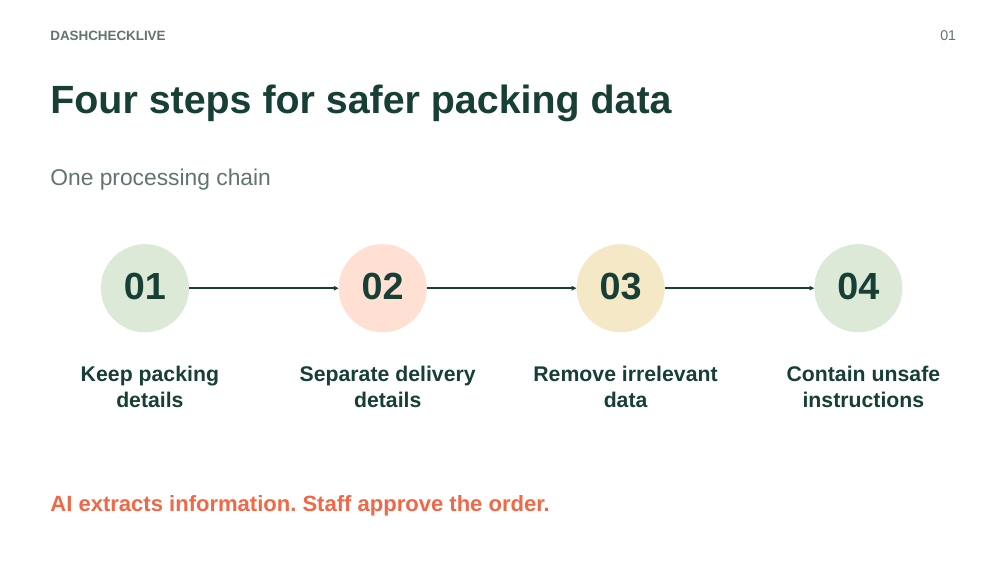
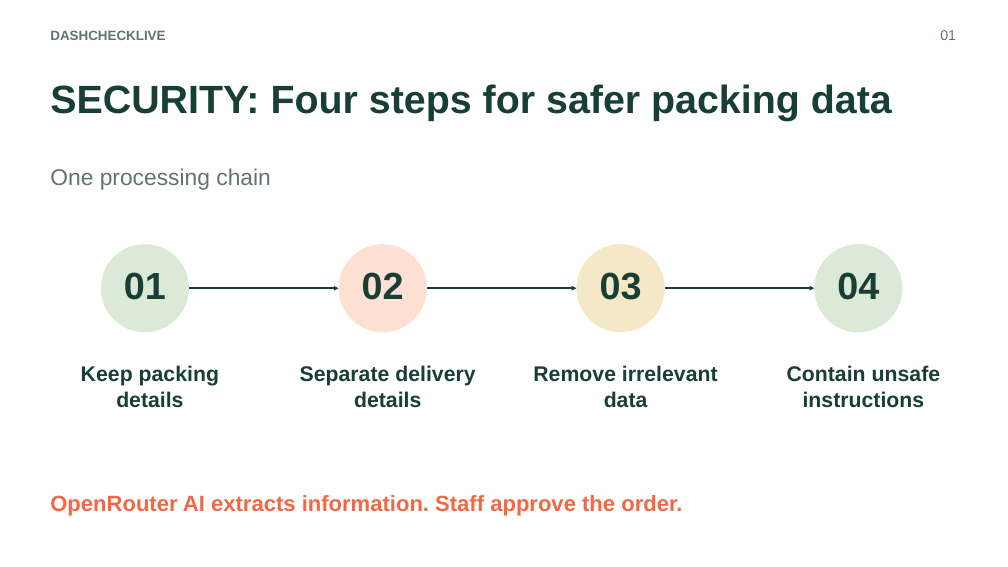
Before and after one commit to OliviaAntenucci/DashCheckLive, a slide deck: slide 5 of slides/DashCheckLive-slides.pptx. Drawn at 1008x567 pixels with LibreOffice and Linux fonts; fonts in the diff are those of the drawing. Boxes give left, top, right and bottom in pixels: in the first picture for what was removed or moved away, otherwise in the second. Text is boxed around its words. In the diff, an @@ line names an element or a change of style, - is before the commit and + after.

```diff
--- a/slides/DashCheckLive-slides.pptx
+++ b/slides/DashCheckLive-slides.pptx
@@ text at bbox=[50, 84, 892, 121]: text changed @@
-Four steps for safer packing data
+SECURITY: Four steps for safer packing data
@@ text at bbox=[50, 495, 682, 516]: text changed @@
-AI extracts information. Staff approve the order.
+OpenRouter AI extracts information. Staff approve the order.
```
Also in this commit, not shown: 2 other slides changed, 1 other file.
